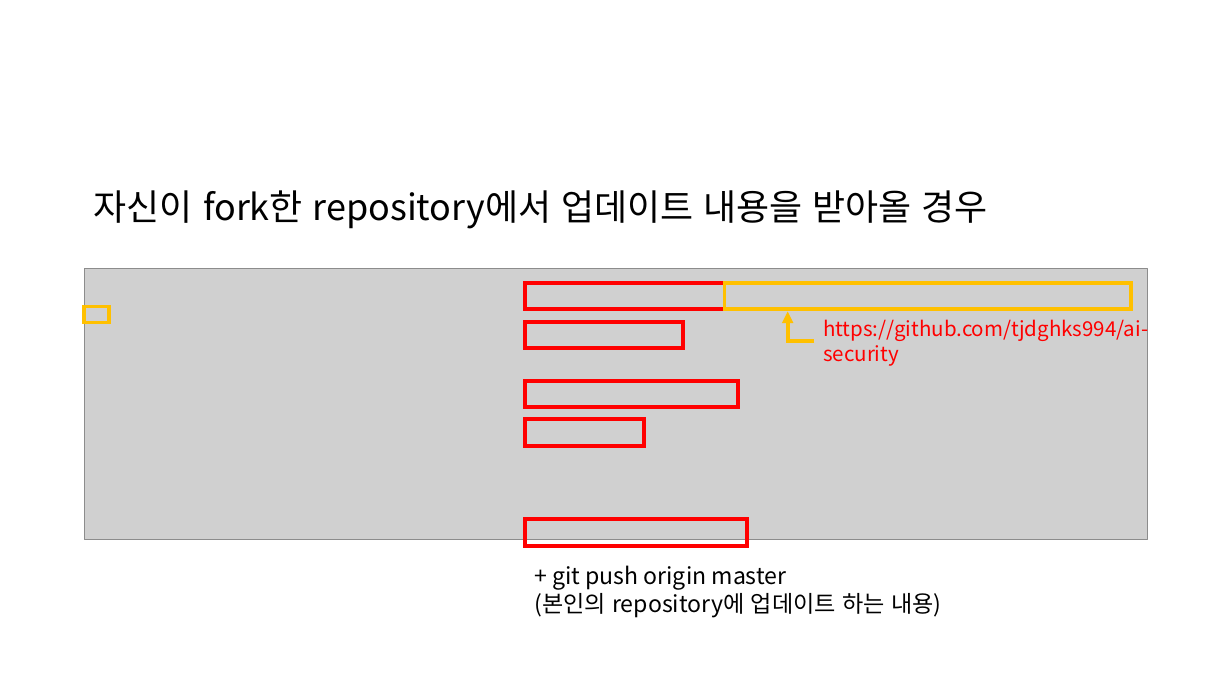
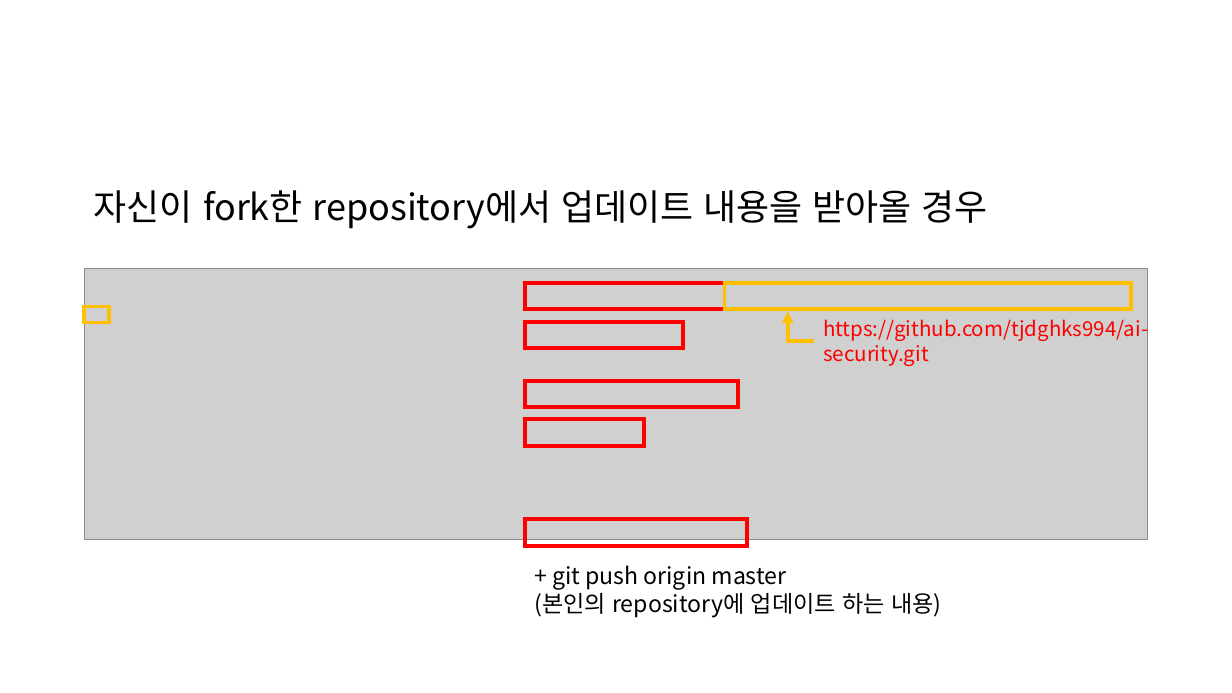
Before and after one commit to tjdghks994/ai-security, a slide deck: slide 7 of 4th week/4th.pptx. Drawn at 1232x693 pixels with LibreOffice and Linux fonts; fonts in the diff are those of the drawing; grey boxes stand for pictures. Boxes give left, top, right and bottom in pixels: in the first picture for what was removed or moved away, otherwise in the second. Text is boxed around its words. In the diff, an @@ line names an element or a change of style, - is before the commit and + after.

Commit message:
fff

```diff
--- a/4th week/4th.pptx
+++ b/4th week/4th.pptx
@@ text at bbox=[823, 316, 1148, 366]: text changed @@
-https://github.com/tjdghks994/ai-security
+https://github.com/tjdghks994/ai-security.git
```
